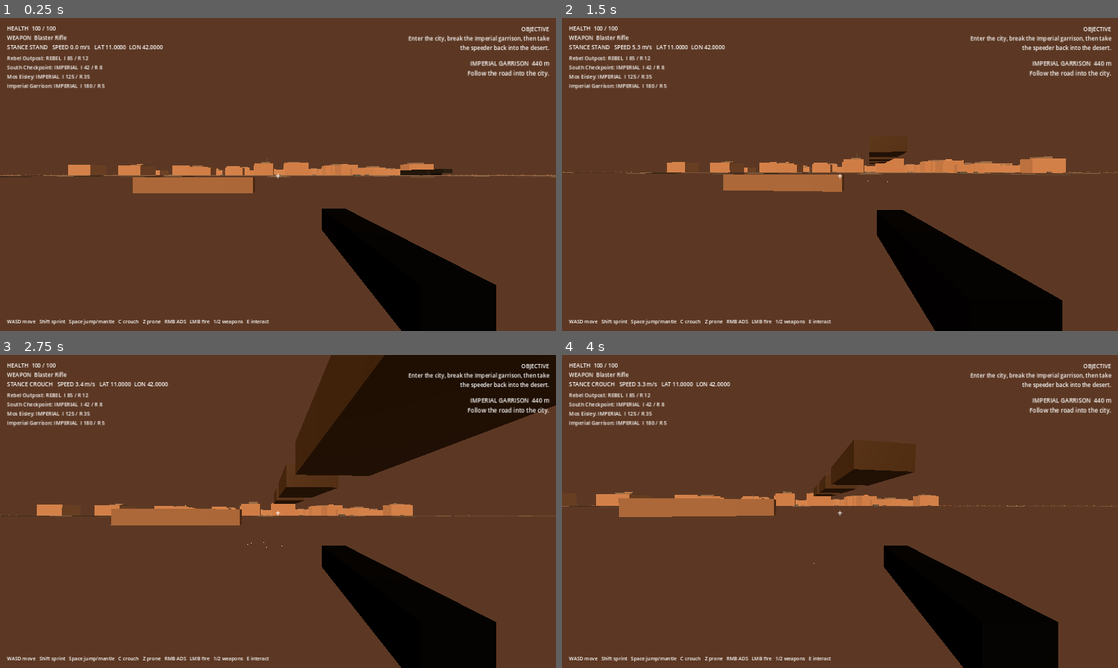
Above: before the commit, frames 1-4 (two rows, left to right).
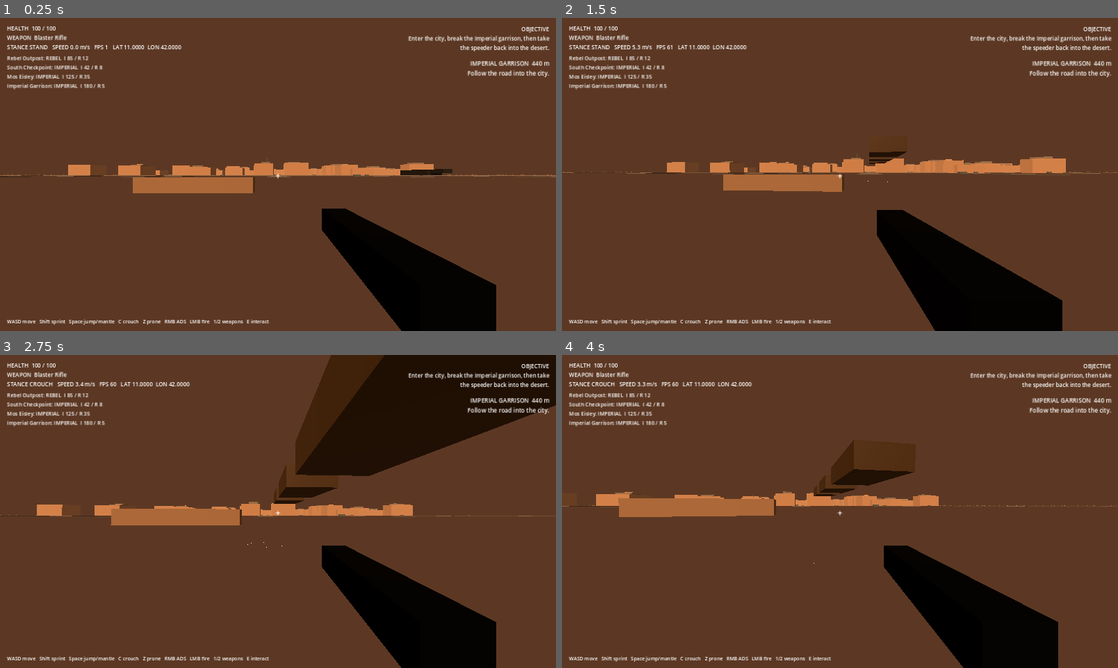
Above: after the commit, the same moments.

Repository: Deputy1389/far-horizon
Game: Godot game, scene res://game/scenes/main.tscn
Two runs of this game, one before a commit and one after it. Both use one fixed random seed, a clock stepped at 60 frames per second and the inputs below.
Inputs (mouse positions are in pixels of both pictures, inside the frame that each line leads up to):
- Up to frame 1 (0.25 s): no input
- Up to frame 2 (1.5 s): move the mouse to (867, 174) at 0.52 s; hold W (move_forward) from 0.53 s (still down); tap E (interact) at 0.6 s; click (867, 174) at 0.67 s; tap Space (jump) at 0.77 s; move the mouse to (812, 174) at 1.27 s; right-click (812, 174) at 1.35 s
- Up to frame 3 (2.75 s): keep holding W (move_forward); tap Space (jump) at 1.52 s; tap E (interact) at 1.55, 2.3 s; move the mouse to (289, 505) at 2.02 s; tap C (crouch) at 2.1 s
- Up to frame 4 (4 s): keep holding W (move_forward); move the mouse to (834, 517) at 2.77 s; click (834, 517) at 2.85 s; tap Space (jump) at 3.02, 3.77 s; tap E (interact) at 3.05, 3.6 s; move the mouse to (878, 514) at 3.52 s

The runs differ from the first frame. In frame 1, 0.1% of the frame differs, in the area x 17-33%, y 8-10%; in frame 2, 0.2%, in the area x 17-34%, y 8-10%; in frame 3, 0.2%; in frame 4, 0.2%.

Commit message:
ui: add interaction prompts, vehicle speed, and FPS readout

Diff:
--- a/game/scripts/ui/debug_hud.gd
+++ b/game/scripts/ui/debug_hud.gd
@@ -11,6 +11,7 @@
 var strategy_label := Label.new()
 var event_label := Label.new()
 var objective_label := Label.new()
+var interaction_label := Label.new()
 var crosshair := Label.new()
 var damage_overlay := ColorRect.new()
 
@@ -67,6 +68,13 @@
 	objective_label.add_theme_font_size_override("font_size", 17)
 	add_child(objective_label)
 
+	interaction_label.set_anchors_preset(Control.PRESET_CENTER_BOTTOM)
+	interaction_label.position = Vector2(-150, -92)
+	interaction_label.size = Vector2(300, 30)
+	interaction_label.horizontal_alignment = HORIZONTAL_ALIGNMENT_CENTER
+	interaction_label.add_theme_font_size_override("font_size", 18)
+	add_child(interaction_label)
+
 	var controls := Label.new()
 	controls.text = "WASD move   Shift sprint   Space jump/mantle   C crouch   Z prone   RMB ADS   LMB fire   1/2 weapons   E interact"
 	controls.set_anchors_preset(Control.PRESET_BOTTOM_LEFT)
@@ -86,9 +94,13 @@
 		return
 
 	var lat_lon := floating_origin.latitude_longitude_degrees()
-	status_label.text = "STANCE %s   SPEED %.1f m/s   LAT %.4f  LON %.4f" % [
+	var display_velocity := player.velocity
+	if player.active_vehicle is CharacterBody3D:
+		display_velocity = (player.active_vehicle as CharacterBody3D).velocity
+	status_label.text = "STANCE %s   SPEED %.1f m/s   FPS %d   LAT %.4f  LON %.4f" % [
 		player.stance.to_upper(),
-		Vector2(player.velocity.x, player.velocity.z).length(),
+		Vector2(display_velocity.x, display_velocity.z).length(),
+		Engine.get_frames_per_second(),
 		lat_lon.x,
 		lat_lon.y,
 	]
@@ -96,6 +108,7 @@
 		strategy_label.text = "\n".join(strategy.summary_lines())
 
 	_update_objective()
+	_update_interaction_prompt()
 	event_timer = maxf(0.0, event_timer - delta)
 	hit_marker_timer = maxf(0.0, hit_marker_timer - delta)
 	damage_flash_timer = maxf(0.0, damage_flash_timer - delta)
@@ -136,6 +149,23 @@
 	else:
 		objective_label.text = "IMPERIAL GARRISON  %.0f m\nFollow the road into the city." % distance
 
+func _update_interaction_prompt() -> void:
+	var nearest_distance := 4.0
+	var prompt := ""
+	for candidate in get_tree().get_nodes_in_group("interactable"):
+		if not candidate is Node3D:
+			continue
+		var node := candidate as Node3D
+		var distance := player.global_position.distance_to(node.global_position)
+		if distance > nearest_distance or not node.has_method("interaction_text"):
+			continue
+		var candidate_prompt := String(node.interaction_text())
+		if candidate_prompt.is_empty():
+			continue
+		nearest_distance = distance
+		prompt = candidate_prompt
+	interaction_label.text = prompt
+
 func set_capture_progress(ratio: float, contested: bool) -> void:
 	capture_ratio = clampf(ratio, 0.0, 1.0)
 	capture_contested = contested
